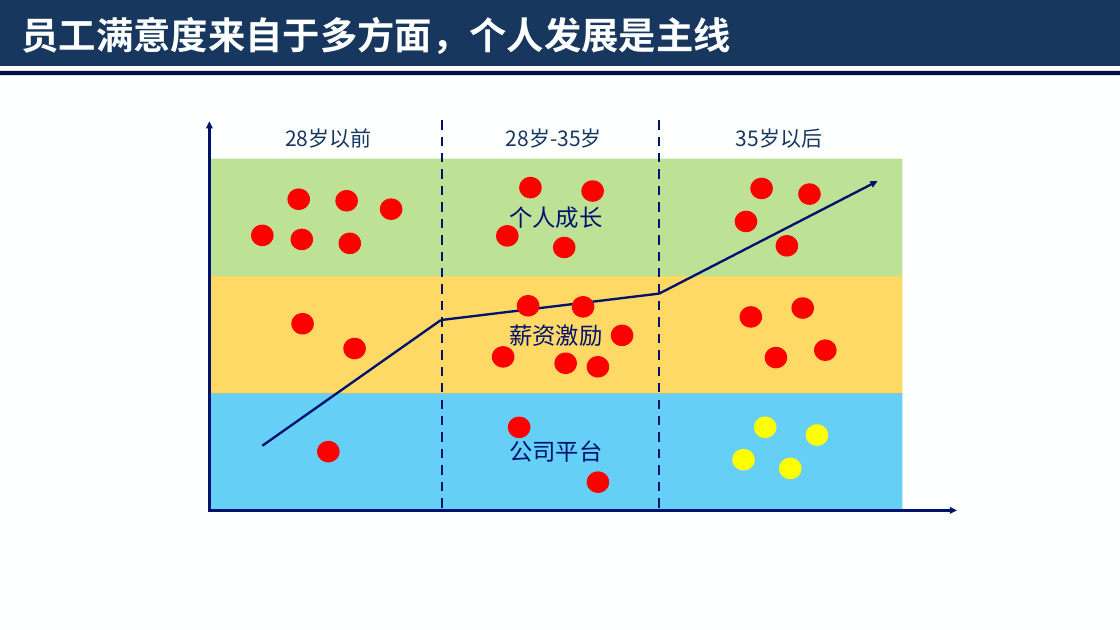
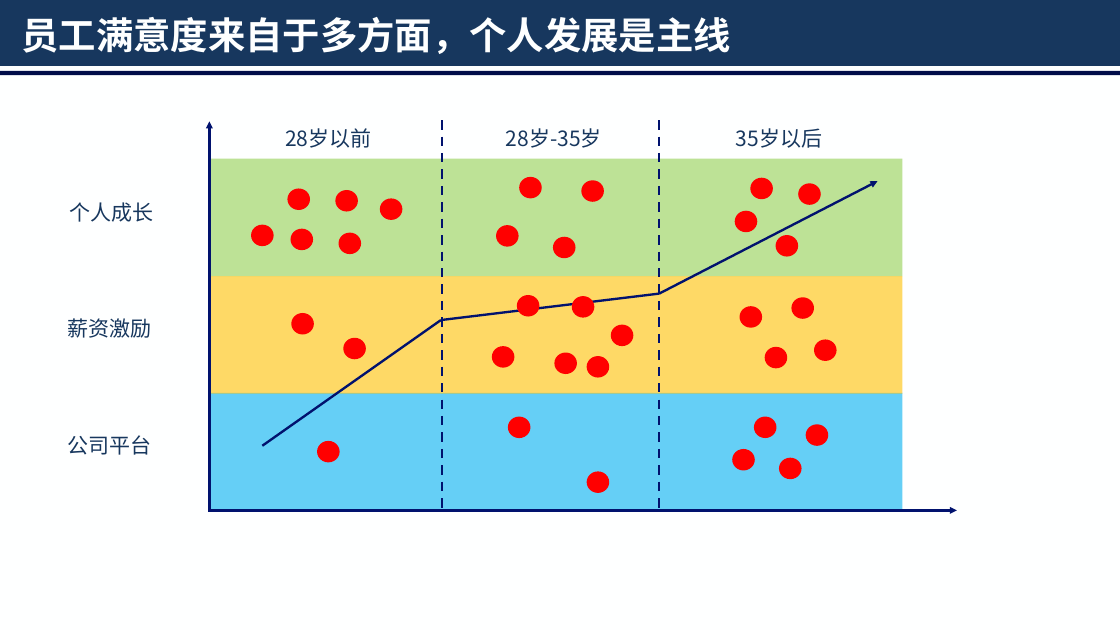
Before and after one commit to Jinzy/Primetonkb, a slide deck: slide 3 of 经验技巧总结/演讲：客户价值规划/客户价值规划.pptx. Drawn at 1120x630 pixels with LibreOffice and Linux fonts; fonts in the diff are those of the drawing; background and template pictures are left out. Boxes give left, top, right and bottom in pixels: in the first picture for what was removed or moved away, otherwise in the second. Text is boxed around its words. In the diff, an @@ line names an element or a change of style, - is before the commit and + after.

Commit message:
内容更新，最终确版

```diff
--- a/经验技巧总结/演讲：客户价值规划/客户价值规划.pptx
+++ b/经验技巧总结/演讲：客户价值规划/客户价值规划.pptx
@@ text added at (x1=69, y1=202, x2=153, y2=222), 18 pt, text #17375E @@
+个人成长
@@ text in rectangle at (x1=509, y1=206, x2=602, y2=233): text removed @@
-个人成长
@@ text added at (x1=68, y1=318, x2=152, y2=338), 18 pt, text #17375E @@
+薪资激励
@@ text in rectangle at (x1=509, y1=324, x2=602, y2=350): text removed @@
-薪资激励
@@ text added at (x1=68, y1=435, x2=152, y2=455), 18 pt, text #17375E @@
+公司平台
@@ text in rectangle at (x1=509, y1=437, x2=602, y2=462): text removed @@
-公司平台
@@ fill #FFFF00 to #FF0000 in 4 elements at (x1=755, y1=417, x2=777, y2=439), (x1=806, y1=424, x2=828, y2=446), (x1=733, y1=449, x2=755, y2=471), (x1=779, y1=458, x2=802, y2=480) @@
```
